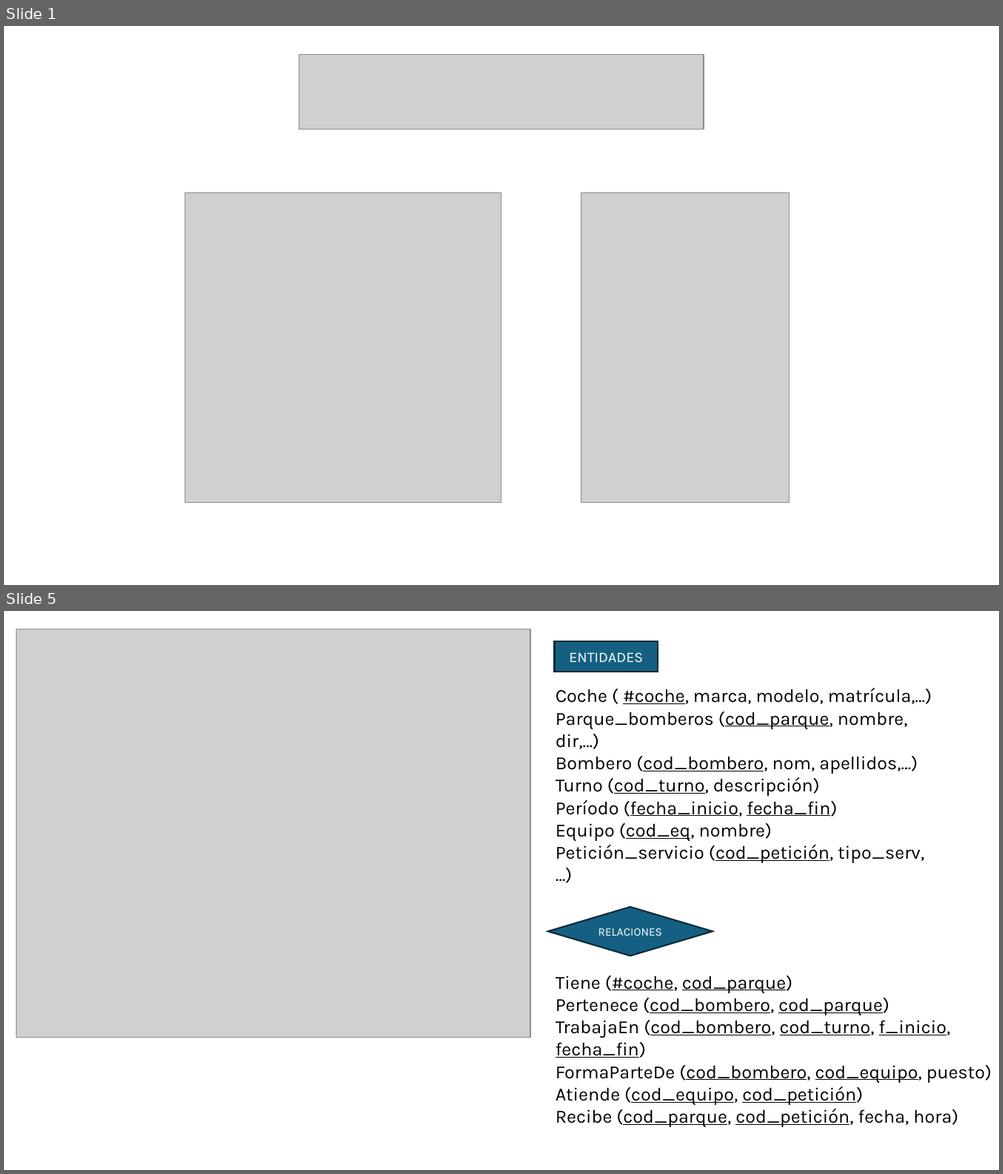
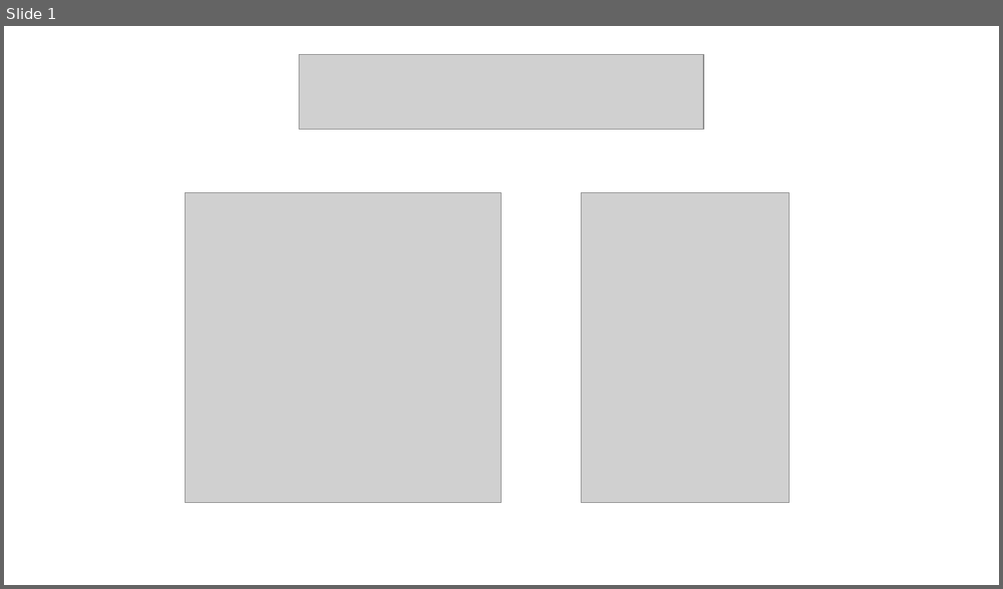
Before and after one commit to AchillesD9-Alex/-2024-Java-Angular-Bootcamp, a slide deck: [JAVA]/C3/TA14/ta14.pptx. Shown one above the other, each under a label of ours: slides 1 and 5 before the commit, slide 1 after it; the slides between them are not shown. The pictures are 1003x1174 and 1003x589 pixels, drawn with LibreOffice and Linux fonts; fonts in the diff are those of the drawing; grey boxes stand for pictures. Boxes give left, top, right and bottom in pixels: in the first picture for what was removed or moved away, otherwise in the second. Text is boxed around its words. In the diff, an @@ line names an element or a change of style, - is before the commit and + after.

```diff
--- a/[JAVA]/C3/TA14/ta14.pptx
+++ b/[JAVA]/C3/TA14/ta14.pptx
@@ slide 5 removed at [4,611,999,1170], background #FFFFFF @@
@@ picture removed at [16,629,530,1039] @@
@@ rectangle removed at [555,641,658,672] @@
-ENTIDADES
@@ text removed at [555,688,932,863] @@
-Coche ( #coche, marca, modelo, matrícula,…)
-Parque_bomberos (cod_parque, nombre, dir,…)
-Bombero (cod_bombero, nom, apellidos,…)
-Turno (cod_turno, descripción)
-Período (fecha_inicio, fecha_fin)
-Equipo (cod_eq, nombre)
-Petición_servicio (cod_petición, tipo_serv, …)
@@ diamond removed at [548,907,712,957] @@
-RELACIONES
@@ text removed at [555,976,991,1128] @@
-Tiene (#coche, cod_parque)
-Pertenece (cod_bombero, cod_parque)
-TrabajaEn (cod_bombero, cod_turno, f_inicio, fecha_fin)
-FormaParteDe (cod_bombero, cod_equipo, puesto)
-Atiende (cod_equipo, cod_petición)
-Recibe (cod_parque, cod_petición, fecha, hora)
```
Also in this commit, not shown: 12 slides added, 7 other slides removed, 1 other file.
